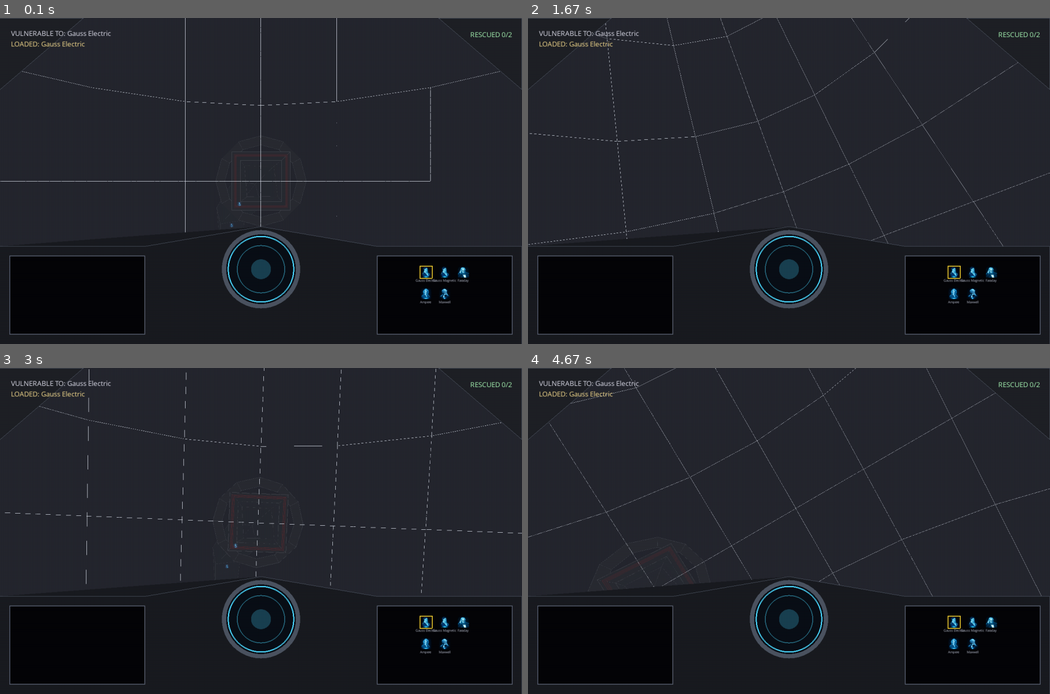
Above: before the commit, frames 1-4 (two rows, left to right).
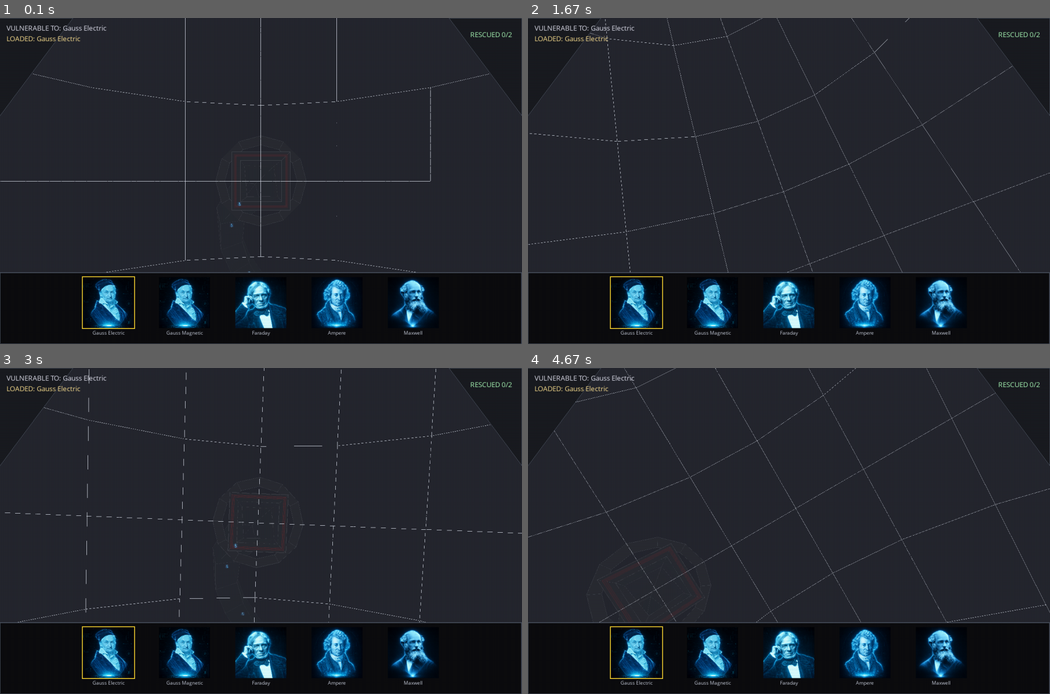
Above: after the commit, the same moments.

Repository: strulovitz/peaktogether-website
Game: pygame game, started from game_state_demo.py
The game is run twice, just before and just after one commit, with the same random seed, the same clock (stepped at 60 frames per second) and the same inputs.
Inputs:
- Up to frame 1 (0.1 s): no input
- Up to frame 2 (1.67 s): hold Right 0.33-0.8 s; hold Up 0.83-1.13 s; hold Right 1.17-1.63 s
- Up to frame 3 (3 s): hold Left 1.67-2.2 s; hold Down 2.23-2.53 s; hold Left 2.57-2.97 s
- Up to frame 4 (4.67 s): hold Up 3-3.37 s; hold Right 3.4-4.03 s; hold Down 4.07-4.43 s; hold Left from 4.47 s (still down)

The runs differ from the first frame. In frame 1, 11% of the frame differs, in the area x 0-100%, y 0-100%; in frame 2, 11%; in frame 3, 11%; in frame 4, 11%.

Commit message:
Cockpit redesign per Nir: one flat black bar, faces in ONE ROW (big, evenly spaced), names below, optional struts. Remove side boxes + gauge + peak.

Diff:
--- a/cockpit.py
+++ b/cockpit.py
@@ -1,29 +1,28 @@
 """
-cockpit.py -- DESCENT QED: Descent-style cockpit HUD frame.
-
-Resolution-independent 2D cockpit overlay drawn between render.begin_2d /
-render.end_2d (top-left origin, y-down). Pure legacy immediate-mode polygons
-for all structure; the ONLY textures are the mathematician face portraits.
-
-LAYOUT (matches the reference + Nir's overrides):
-  * straight angled struts framing the top corners (no curves)
-  * a dark dashboard band across the bottom, peaked in the middle
-  * LEFT box  : black, empty, bordered -- reserved for future text
-  * CENTER    : glowing gauge housing with a big number (decoration + count)
-  * RIGHT box : black, bordered -- holds the 3x3 face grid (the arsenal)
+cockpit.py -- DESCENT QED: simple Descent-style cockpit HUD.
+
+Resolution-independent 2D overlay drawn between render.begin_2d /
+render.end_2d (top-left origin, y-down). Pure legacy immediate-mode
+polygons for structure; the ONLY textures are the mathematician faces.
+
+LAYOUT (Nir's redesign):
+  * ONE flat black horizontal dashboard bar across the bottom (no peak)
+  * faces in ONE ROW, big, evenly spaced across the bar
+  * plain-text name centered under each face
+  * optional angled struts framing the top corners (STRUTS_ON to toggle)
+  NO side boxes. NO gauge. NO peak.
 
 Everything is a fraction of the passed (W, H); layout() recomputes on any
 size change, so the cockpit re-fits at any resolution with no code edits.
 
-PRIME LAW: no math is interpreted, no color carries meaning. Faces are
+PRIME LAW: no math interpreted, no color carries meaning. Faces are
 presentation only.
 """
 
-import math
 from OpenGL.GL import (
     glBegin, glEnd, glColor4f, glVertex2f,
-    GL_QUADS, GL_LINE_LOOP, GL_TRIANGLE_FAN, GL_LINES,
-    glDisable, glEnable, GL_TEXTURE_2D,
+    GL_QUADS, GL_LINE_LOOP, GL_TRIANGLE_FAN,
+    glDisable, GL_TEXTURE_2D,
 )
 
 from render import draw_texture, draw_plain_text_2d
@@ -31,40 +30,39 @@
 
 
 # ---------------------------------------------------------------------------
-# COLORS (decoration only -- PRIME LAW: none of these carry meaning)
-# ---------------------------------------------------------------------------
-_DASH_FILL   = (0.10, 0.11, 0.13)   # dark gray dashboard
-_DASH_BEVEL  = (0.30, 0.33, 0.38)   # lighter beveled edge
-_BOX_FILL    = (0.02, 0.02, 0.03)   # near-black box interior
-_BOX_BORDER  = (0.34, 0.37, 0.43)   # box frame
-_STRUT_FILL  = (0.12, 0.13, 0.15)
-_STRUT_EDGE  = (0.32, 0.35, 0.40)
-_GAUGE_RING  = (0.30, 0.85, 1.00)   # the one saturated glow
-_GAUGE_FILL  = (0.04, 0.06, 0.09)
-_GAUGE_NUM   = (0.80, 0.95, 1.00)
-_NAME_COLOR  = (0.72, 0.74, 0.80)
-_SEL_COLOR   = (1.00, 0.85, 0.20)   # selected-cell highlight
-
-# ---------------------------------------------------------------------------
-# LAYOUT FRACTIONS (single source of truth -- tune the look here)
-# ---------------------------------------------------------------------------
-_DASH_H_FRAC   = 0.30    # dashboard height as fraction of H
-_DASH_PEAK     = 0.06    # extra rise in the middle, fraction of H
-_BOX_W_FRAC    = 0.26    # each side box width, fraction of W
-_BOX_INSET     = 0.018   # box inset from screen edges / dashboard, frac of W
-_STRUT_DEPTH   = 0.22    # how far struts reach down the sides, frac of H
-_STRUT_WIDTH   = 0.16    # strut width at the top edge, frac of W
-_GRID_GAP_FRAC = 0.06    # grid gap, fraction of the right box inner width
-_NAME_FRAC     = 0.26    # name-strip height as fraction of the photo side
-
-
-# ===========================================================================
-#  POLYGON HELPERS (implemented here, immediate-mode, like render.draw_wall)
+# TOGGLES
+# ---------------------------------------------------------------------------
+STRUTS_ON = True          # set False to remove the corner beams entirely
+
+# ---------------------------------------------------------------------------
+# COLORS (decoration only -- none carry meaning)
+# ---------------------------------------------------------------------------
+_BAR_FILL    = (0.05, 0.05, 0.06)   # the flat black dashboard bar
+_BAR_BORDER  = (0.30, 0.33, 0.38)   # thin top edge / frame
+_STRUT_FILL  = (0.10, 0.11, 0.13)
+_STRUT_EDGE  = (0.30, 0.33, 0.38)
+_NAME_COLOR  = (0.78, 0.80, 0.86)
+_SEL_COLOR   = (1.00, 0.85, 0.20)   # selected-face highlight
+
+# ---------------------------------------------------------------------------
+# LAYOUT FRACTIONS (tune the look here)
+# ---------------------------------------------------------------------------
+_BAR_H_FRAC    = 0.22    # dashboard bar height as fraction of H
+_BAR_PAD_FRAC  = 0.015   # inner padding of the bar, fraction of H
+_NAME_FRAC     = 0.22    # name-strip height as fraction of the face side
+_GAP_FRAC      = 0.5     # horizontal gap between faces, as fraction of a face
+_STRUT_DEPTH   = 0.30    # strut reach down the sides, fraction of H
+_STRUT_WIDTH   = 0.14    # strut width at the top edge, fraction of W
+
+
+# ===========================================================================
+#  POLYGON HELPERS (immediate-mode, like render.draw_wall)
 # ===========================================================================
 
 def _filled_rect(x, y, w, h, color):
     glDisable(GL_TEXTURE_2D)
-    glColor4f(color[0], color[1], color[2], color[3] if len(color) > 3 else 1.0)
+    a = color[3] if len(color) > 3 else 1.0
+    glColor4f(color[0], color[1], color[2], a)
     glBegin(GL_QUADS)
     glVertex2f(x, y)
     glVertex2f(x + w, y)
@@ -79,10 +77,10 @@
     glColor4f(color[0], color[1], color[2], a)
     for i in range(max(1, int(width))):
         glBegin(GL_LINE_LOOP)
-        glVertex2f(x + i,         y + i)
-        glVertex2f(x + w - i,     y + i)
-        glVertex2f(x + w - i,     y + h - i)
-        glVertex2f(x + i,         y + h - i)
+        glVertex2f(x + i,     y + i)
+        glVertex2f(x + w - i, y + i)
+        glVertex2f(x + w - i, y + h - i)
+        glVertex2f(x + i,     y + h - i)
         glEnd()
 
 
@@ -106,152 +104,92 @@
     glEnd()
 
 
-def _ring(cx, cy, r, color, segments=48, width=2):
-    glDisable(GL_TEXTURE_2D)
-    a = color[3] if len(color) > 3 else 1.0
-    for k in range(max(1, int(width))):
-        rr = r - k
-        glColor4f(color[0], color[1], color[2], a)
-        glBegin(GL_LINE_LOOP)
-        for i in range(segments):
-            t = 2.0 * math.pi * i / segments
-            glVertex2f(cx + rr * math.cos(t), cy + rr * math.sin(t))
-        glEnd()
-
-
-def _disc(cx, cy, r, color, segments=48):
-    glDisable(GL_TEXTURE_2D)
-    a = color[3] if len(color) > 3 else 1.0
-    glColor4f(color[0], color[1], color[2], a)
-    glBegin(GL_TRIANGLE_FAN)
-    glVertex2f(cx, cy)
-    for i in range(segments + 1):
-        t = 2.0 * math.pi * i / segments
-        glVertex2f(cx + r * math.cos(t), cy + r * math.sin(t))
-    glEnd()
-
-
 # ===========================================================================
 #  COCKPIT
 # ===========================================================================
 
 class CockpitHUD:
     def __init__(self):
-        self._W = self._H = -1          # last layout size (forces first layout)
-        self._L = {}                    # computed layout dict
-        self._face_cache = {}           # name -> (tid, w, h) | None
-
-    # -- public: query which face cell (0..8) a pixel is over, else None ----
+        self._W = self._H = -1
+        self._L = {}
+        self._face_cache = {}
+
+    # -- which face cell a pixel is over (0..n-1) or None -------------------
     def face_at_pixel(self, mx, my):
-        for i, (x, y, s, _ns) in enumerate(self._L.get("cells", [])):
+        for i, (x, y, s, _n) in enumerate(self._L.get("cells", [])):
             if x <= mx <= x + s and y <= my <= y + s:
                 return i
         return None
 
     def face_cell_rects(self):
-        """List of (x, y, side) photo squares -- exposed for external use."""
-        return [(x, y, s) for (x, y, s, _ns) in self._L.get("cells", [])]
-
-    def left_box_inner(self):
-        """(x, y, w, h) interior of the empty left box -- for future text."""
-        return self._L.get("left_inner")
+        return [(x, y, s) for (x, y, s, _n) in self._L.get("cells", [])]
 
     # -- main draw ----------------------------------------------------------
     def draw(self, W, H, state):
-        """Draw the cockpit. Call between render.begin_2d / render.end_2d.
-
-        state keys (all optional; missing keys degrade gracefully):
-          arsenal       : list of {"id","name","png"}  (<=9)
-          loaded_slot   : int index into arsenal, or -1
-          vulnerable    : str | None   -> shown above left/over dashboard
-          loaded_name   : str | None
-          path_clear    : bool
-          gauge_number  : str | None   -> big number in center gauge
-          fizzle_text   : str | None
-          fizzle_alpha  : float 0..1
+        """Call between render.begin_2d / render.end_2d.
+        state keys (all optional):
+          arsenal      : list of {"id","name",...}
+          loaded_slot  : int | -1
+          vulnerable   : str | None
+          loaded_name  : str | None
+          path_clear   : bool
+          fizzle_text  : str | None
+          fizzle_alpha : float
         """
-        if W != self._W or H != self._H:
-            self._layout(W, H)
+        arsenal = state.get("arsenal", [])
+        ncount = max(1, len(arsenal))
+        if W != self._W or H != self._H or ncount != self._L.get("n", -1):
+            self._layout(W, H, ncount)
             self._W, self._H = W, H
 
-        self._draw_struts()
-        self._draw_dashboard()
-        self._draw_left_box()
-        self._draw_center_gauge(state.get("gauge_number"))
-        self._draw_right_box(state.get("arsenal", []),
-                             state.get("loaded_slot", -1))
-        self._draw_text_regions(state)
-
-    # -----------------------------------------------------------------------
-    #  LAYOUT -- every value derived from (W, H); recomputed on size change
-    # -----------------------------------------------------------------------
-    def _layout(self, W, H):
-        L = {}
-        dash_h = _DASH_H_FRAC * H
-        dash_top = H - dash_h
-        peak = _DASH_PEAK * H
-        L["dash"] = (dash_top, dash_h, peak)
-
-        inset = _BOX_INSET * W
-        box_w = _BOX_W_FRAC * W
-        box_top = dash_top + inset
-        box_h = dash_h - 2 * inset
-
-        # LEFT box
-        lx = inset
-        L["left"] = (lx, box_top, box_w, box_h)
-        L["left_inner"] = (lx + 6, box_top + 6, box_w - 12, box_h - 12)
-
-        # RIGHT box
-        rx = W - inset - box_w
-        L["right"] = (rx, box_top, box_w, box_h)
-
-        # CENTER gauge (between the two boxes, peaked region)
-        cx = W * 0.5
-        gauge_top = dash_top - peak
-        gauge_r = min(box_h * 0.42, (rx - (lx + box_w)) * 0.18)
-        cy = gauge_top + gauge_r + inset
-        L["gauge"] = (cx, cy, gauge_r)
-
-        # 3x3 GRID inside the RIGHT box ------------------------------------
-        ix = rx + 8
-        iy = box_top + 8
-        iw = box_w - 16
-        ih = box_h - 16
-
-        g_w = _GRID_GAP_FRAC * iw
-        s_from_w = (iw - 4 * g_w) / 3.0
-        s_from_h = (ih - 4 * g_w) / (3.0 * (1.0 + _NAME_FRAC))
+        if STRUTS_ON:
+            self._draw_struts()
+        self._draw_bar()
+        self._draw_faces(arsenal, state.get("loaded_slot", -1))
+        self._draw_text(state)
+
+    # -----------------------------------------------------------------------
+    #  LAYOUT -- single horizontal row of faces inside one flat bar
+    # -----------------------------------------------------------------------
+    def _layout(self, W, H, n):
+        L = {"n": n}
+
+        bar_h = _BAR_H_FRAC * H
+        bar_top = H - bar_h
+        L["bar"] = (0.0, bar_top, float(W), bar_h)
+
+        pad = _BAR_PAD_FRAC * H
+        inner_x = pad
+        inner_y = bar_top + pad
+        inner_w = W - 2 * pad
+        inner_h = bar_h - 2 * pad
+
+        s_from_w = inner_w / (n + (n + 1) * _GAP_FRAC)
+        s_from_h = inner_h / (1.0 + _NAME_FRAC)
         s = max(8.0, min(s_from_w, s_from_h))
-        n = _NAME_FRAC * s
-        g = g_w
-
-        cell_total_h = s + n
-        grid_w = 3 * s + 4 * g
-        grid_h = 3 * cell_total_h + 4 * g
-        ox = ix + (iw - grid_w) / 2.0 + g
-        oy = iy + (ih - grid_h) / 2.0 + g
+        n_strip = _NAME_FRAC * s
+        gap = _GAP_FRAC * s
+
+        row_w = n * s + (n + 1) * gap
+        cell_h = s + n_strip
+        ox = inner_x + (inner_w - row_w) / 2.0 + gap
+        oy = inner_y + (inner_h - cell_h) / 2.0
 
         cells = []
-        for i in range(9):
-            col = i % 3
-            row = i // 3
-            x = ox + col * (s + g)
-            y = oy + row * (cell_total_h + g)
-            cells.append((x, y, s, n))
+        for i in range(n):
+            x = ox + i * (s + gap)
+            cells.append((x, oy, s, n_strip))
         L["cells"] = cells
-        L["grid_dims"] = (s, n, g)
+        L["face_side"] = s
 
         # struts
-        sw = _STRUT_WIDTH * W
-        sd = _STRUT_DEPTH * H
-        L["strut_w"] = sw
-        L["strut_d"] = sd
-
-        # text anchors (kept clear of boxes/grid)
-        L["txt_vuln"]   = (inset + 4, inset + 2)
-        L["txt_loaded"] = (inset + 4, inset + 2 + _STATUS_LINE_H)
-        L["txt_fizzle"] = (W * 0.5, dash_top - peak - 2 * _STATUS_LINE_H)
+        L["strut_w"] = _STRUT_WIDTH * W
+        L["strut_d"] = _STRUT_DEPTH * H
+
+        # text anchors (above the bar so they never overlap the faces)
+        L["txt_vuln"]   = (pad + 4, 12)
+        L["txt_loaded"] = (pad + 4, 12 + _STATUS_LINE_H)
+        L["txt_fizzle"] = (W * 0.5, bar_top - 3 * _STATUS_LINE_H)
 
         self._L = L
 
@@ -259,7 +197,7 @@
     #  DRAW PARTS
     # -----------------------------------------------------------------------
     def _draw_struts(self):
-        W, H = self._W, self._H
+        W = self._W
         sw = self._L["strut_w"]
         sd = self._L["strut_d"]
         left = [(0, 0), (sw, 0), (0, sd)]
@@ -269,64 +207,30 @@
         _filled_poly(right, _STRUT_FILL)
         _poly_outline(right, _STRUT_EDGE)
 
-    def _draw_dashboard(self):
-        W, H = self._W, self._H
-        dash_top, dash_h, peak = self._L["dash"]
-        x0, x1 = 0, W
-        mid = W * 0.5
-        hump_half = W * 0.22
-        pts = [
-            (x0, dash_top),
-            (mid - hump_half, dash_top),
-            (mid, dash_top - peak),
-            (mid + hump_half, dash_top),
-            (x1, dash_top),
-            (x1, H),
-            (x0, H),
-        ]
-        _filled_poly(pts, _DASH_FILL)
-        _poly_outline(pts, _DASH_BEVEL)
-
-    def _draw_left_box(self):
-        x, y, w, h = self._L["left"]
-        _filled_rect(x, y, w, h, _BOX_FILL)
-        _rect_border(x, y, w, h, _BOX_BORDER, width=2)
-
-    def _draw_center_gauge(self, number):
-        cx, cy, r = self._L["gauge"]
-        _disc(cx, cy, r * 1.18, _DASH_BEVEL)
-        _disc(cx, cy, r * 1.05, _GAUGE_FILL)
-        _ring(cx, cy, r, _GAUGE_RING, width=3)
-        _ring(cx, cy, r * 0.72, (_GAUGE_RING[0], _GAUGE_RING[1],
-                                 _GAUGE_RING[2], 0.5), width=2)
-        _disc(cx, cy, r * 0.30, (_GAUGE_RING[0], _GAUGE_RING[1],
-                                 _GAUGE_RING[2], 0.25))
-        if number is not None:
-            draw_plain_text_2d(str(number), int(cx), int(cy - r - 30),
-                               size=34, color=_GAUGE_NUM, align="center")
-
-    def _draw_right_box(self, arsenal, loaded_slot):
-        x, y, w, h = self._L["right"]
-        _filled_rect(x, y, w, h, _BOX_FILL)
-        _rect_border(x, y, w, h, _BOX_BORDER, width=2)
-
-        cells = self._L["cells"]
-        for i, (cx0, cy0, s, n) in enumerate(cells):
+    def _draw_bar(self):
+        x, y, w, h = self._L["bar"]
+        _filled_rect(x, y, w, h, _BAR_FILL)
+        _rect_border(x, y, w, h, _BAR_BORDER, width=2)
+
+    def _draw_faces(self, arsenal, loaded_slot):
+        for i, (cx0, cy0, s, n_strip) in enumerate(self._L["cells"]):
             if i < len(arsenal):
                 name = arsenal[i]["name"]
                 tex = self._get_face(name)
                 if tex is not None:
-                    _tid, tw, th = tex
+                    _tid, tw, _th = tex
                     scale = s / max(tw, 1)
                     draw_texture(tex, int(cx0), int(cy0), scale=scale)
+                else:
+                    _rect_border(cx0, cy0, s, s, _BAR_BORDER, width=1)
                 draw_plain_text_2d(name, int(cx0 + s / 2),
-                                   int(cy0 + s + n * 0.15),
-                                   size=max(9, int(n * 0.45)),
+                                   int(cy0 + s + n_strip * 0.15),
+                                   size=max(10, int(n_strip * 0.5)),
                                    color=_NAME_COLOR, align="center")
             if i == loaded_slot:
                 _rect_border(cx0 - 2, cy0 - 2, s + 4, s + 4, _SEL_COLOR, width=2)
 
-    def _draw_text_regions(self, state):
+    def _draw_text(self, state):
         L = self._L
         if state.get("path_clear"):
             x, y = L["txt_vuln"]
@@ -358,6 +262,9 @@
                                    align="center", alpha=fa)
                 yy += 22
 
+    # -----------------------------------------------------------------------
+    #  FACE CACHE (load each portrait once)
+    # -----------------------------------------------------------------------
     def _get_face(self, name):
         if name not in self._face_cache:
             try:
